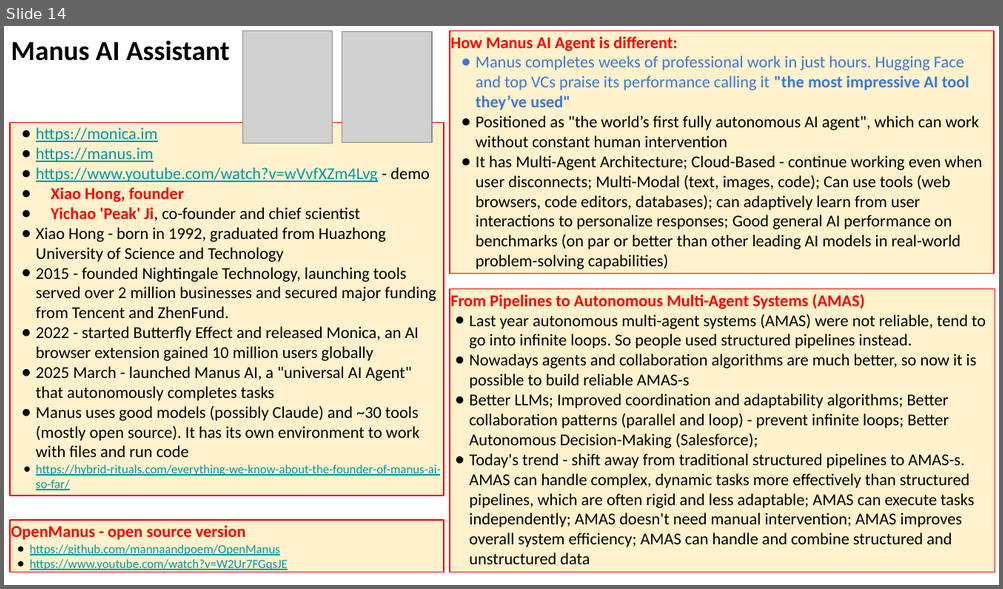
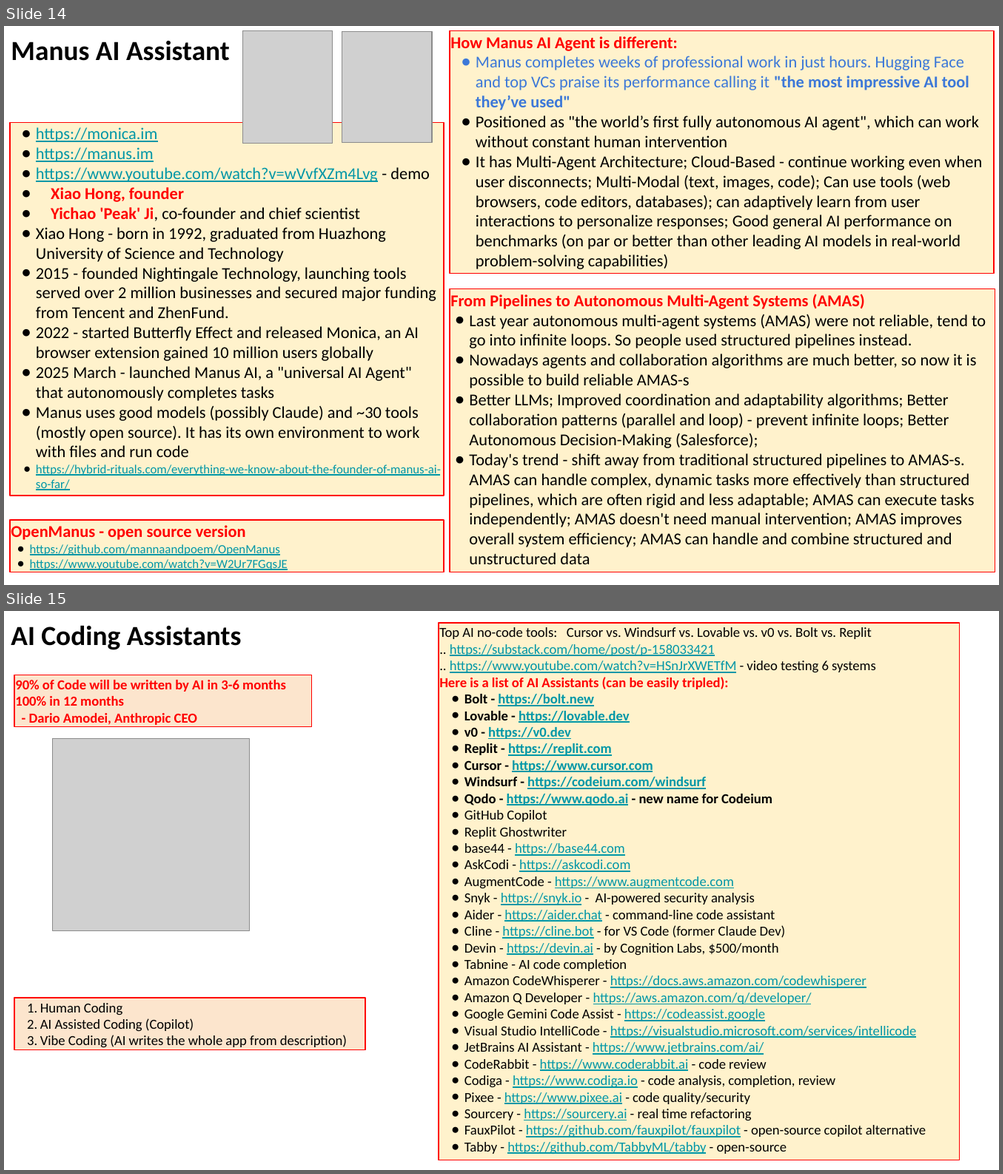
Before and after one commit to lselector/seminar, a slide deck: 2025/2025-03-14-AI-Updates.pptx. Shown one above the other, each under a label of ours: slide 14 before the commit, slides 14 and 15 after it. The pictures are 1003x589 and 1003x1174 pixels, drawn with LibreOffice and Linux fonts; fonts in the diff are those of the drawing; grey boxes stand for pictures. Boxes give left, top, right and bottom in pixels: in the first picture for what was removed or moved away, otherwise in the second. Text is boxed around its words. In the diff, an @@ line names an element or a change of style, - is before the commit and + after.

```diff
--- a/2025/2025-03-14-AI-Updates.pptx
+++ b/2025/2025-03-14-AI-Updates.pptx
@@ slide 15 added at (4,611,999,1170), background #FFFFFF @@
@@ text added at (11,625,242,650), 20 pt, text #000000, bold @@
+AI Coding Assistants
@@ rectangle added at (438,623,959,1161), fill #FFF2CC, outline #FF0000 0.75 pt, 10 pt, text #0097A7, underline @@
+Top AI no-code tools: Cursor vs. Windsurf vs. Lovable vs. v0 vs. Bolt vs. Replit
+.. https://substack.com/home/post/p-158033421
+.. https://www.youtube.com/watch?v=HSnJrXWETfM - video testing 6 systems
+Here is a list of AI Assistants (can be easily tripled):
+● Bolt - https://bolt.new
+● Lovable - https://lovable.dev
+● v0 - https://v0.dev
+● Replit - https://replit.com
+● Cursor - https://www.cursor.com
+● Windsurf - https://codeium.com/windsurf
+● Qodo - https://www.qodo.ai - new name for Codeium
+● GitHub Copilot
+● Replit Ghostwriter
+● base44 - https://base44.com
+● AskCodi - https://askcodi.com
+● AugmentCode - https://www.augmentcode.com
+● Snyk - https://snyk.io - AI-powered security analysis
+● Aider - https://aider.chat - command-line code assistant
+● Cline - https://cline.bot - for VS Code (former Claude Dev)
+● Devin - https://devin.ai - by Cognition Labs, $500/month
+● Tabnine - AI code completion
+● Amazon CodeWhisperer - https://docs.aws.amazon.com/codewhisperer
+● Amazon Q Developer - https://aws.amazon.com/q/developer/
+● Google Gemini Code Assist - https://codeassist.google
+● Visual Studio IntelliCode - https://visualstudio.microsoft.com/services/intellicode
+● JetBrains AI Assistant - https://www.jetbrains.com/ai/
+● CodeRabbit - https://www.coderabbit.ai - code review
+● Codiga - https://www.codiga.io - code analysis, completion, review
+● Pixee - https://www.pixee.ai - code quality/security
+● Sourcery - https://sourcery.ai - real time refactoring
+● FauxPilot - https://github.com/fauxpilot/fauxpilot - open-source copilot alternative
+● Tabby - https://github.com/TabbyML/tabby - open-source
@@ rectangle added at (14,675,311,727), fill #FCE5CD, outline #FF0000 0.75 pt, 10 pt, text #FF0000, bold @@
+90% of Code will be written by AI in 3-6 months
+100% in 12 months
+- Dario Amodei, Anthropic CEO
@@ picture added at (53,739,250,931) @@
@@ rectangle added at (14,998,365,1051), fill #FCE5CD, outline #FF0000 0.75 pt, 10 pt, text #000000 @@
+1. Human Coding
+2. AI Assisted Coding (Copilot)
+3. Vibe Coding (AI writes the whole app from description)
```
Also in this commit, not shown: 6 slides changed, 2 other slides added, 1 slide removed.
